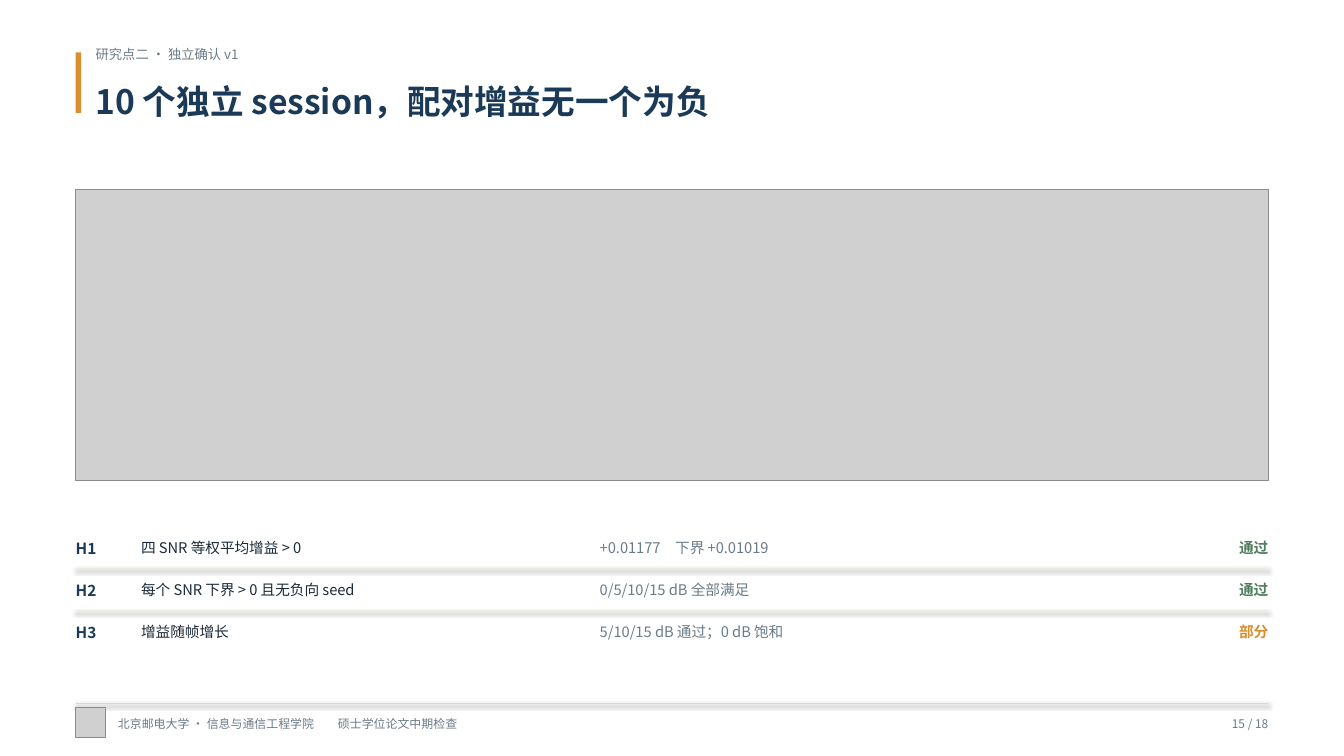
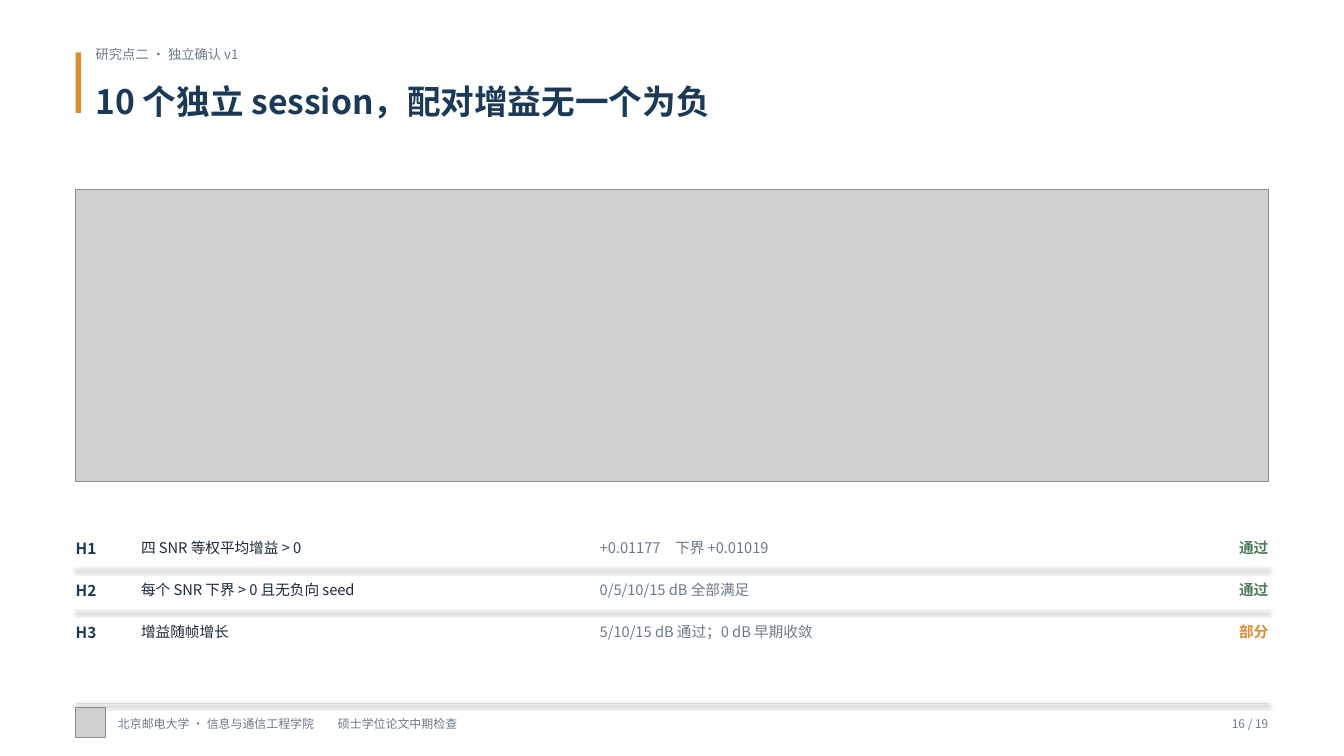
Before and after one commit to shuaidaqian/RL4EQ, a slide deck: slide 16 of output/midterm_20261106/中期答辩_李诚谦_20261106.pptx (slide 15 before the commit). Drawn at 1344x756 pixels with LibreOffice and Linux fonts; fonts in the diff are those of the drawing; grey boxes stand for pictures. Boxes give left, top, right and bottom in pixels: in the first picture for what was removed or moved away, otherwise in the second. Text is boxed around its words. In the diff, an @@ line names an element or a change of style, - is before the commit and + after.

```diff
--- a/output/midterm_20261106/中期答辩_李诚谦_20261106.pptx
+++ b/output/midterm_20261106/中期答辩_李诚谦_20261106.pptx
@@ text at (x1=600, y1=624, x2=812, y2=640): text changed @@
-5/10/15 dB 通过；0 dB 饱和
+5/10/15 dB 通过；0 dB 早期收敛
@@ text at (x1=1232, y1=719, x2=1268, y2=728): text changed @@
-15 / 18
+16 / 19
```
Also in this commit, not shown: 17 other slides changed, 1 slide added, 39 other files.
